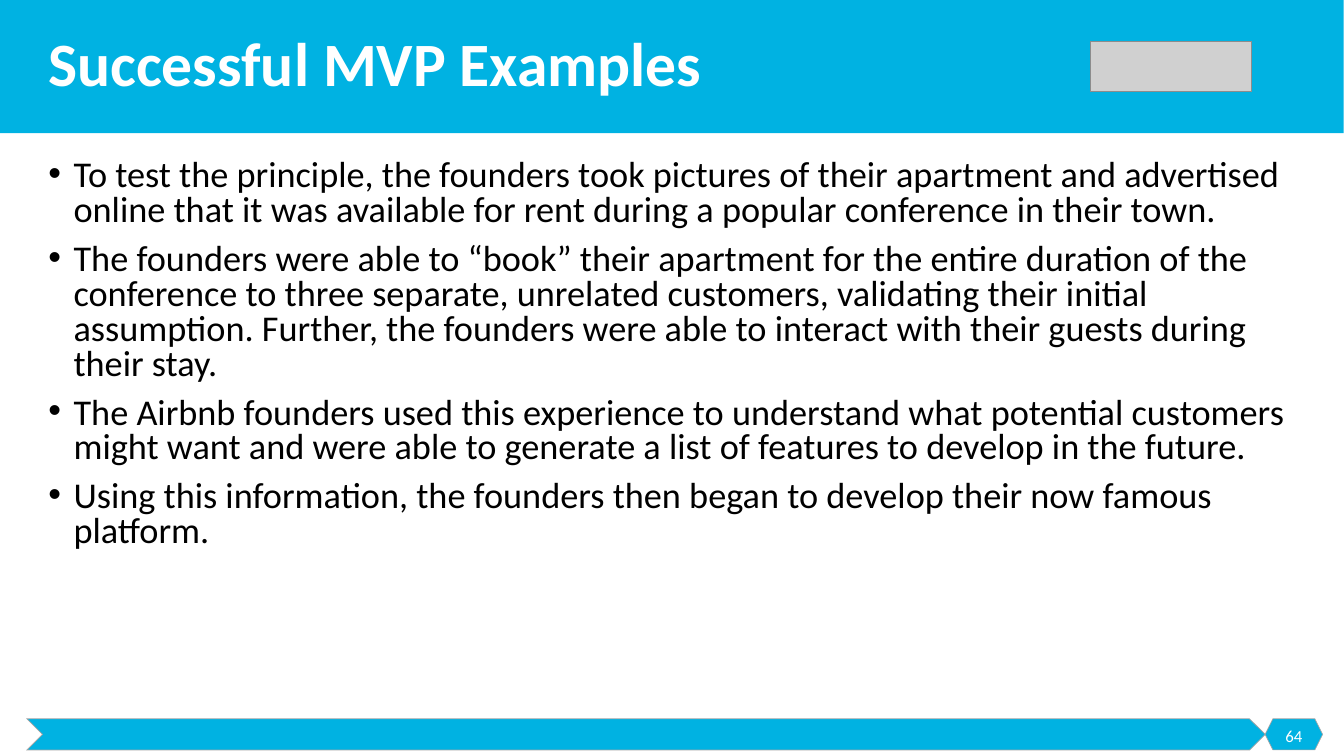
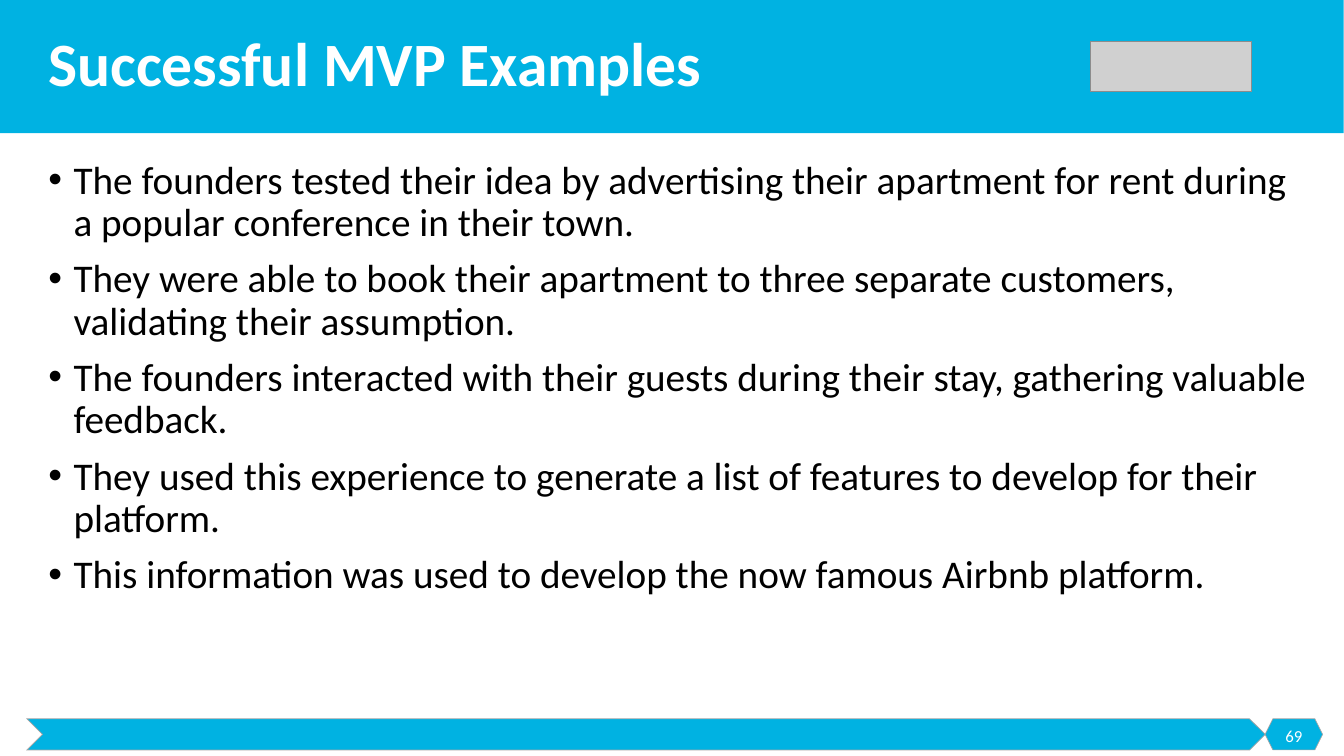
Before and after one commit to malenezi/malenezi, a slide deck: slide 69 of SE495/Lectures/4-Development and Prototyping/Development and Prototyping.pptx (slide 64 before the commit). Drawn at 1344x756 pixels with LibreOffice and Linux fonts; fonts in the diff are those of the drawing; grey boxes stand for pictures. Boxes give left, top, right and bottom in pixels: in the first picture for what was removed or moved away, otherwise in the second. Text is boxed around its words. In the diff, an @@ line names an element or a change of style, - is before the commit and + after.

Commit message:
2024

```diff
--- a/SE495/Lectures/4-Development and Prototyping/Development and Prototyping.pptx
+++ b/SE495/Lectures/4-Development and Prototyping/Development and Prototyping.pptx
@@ text at (74, 166, 1305, 595): text changed; size 25.9 to 28 pt @@
-• To test the principle, the founders took pictures of their apartment and advertised online that it was available for rent during a popular conference in their town.
-• The founders were able to “book” their apartment for the entire duration of the conference to three separate, unrelated customers, validating their initial assumption. Further, the founders were able to interact with their guests during their stay.
-• The Airbnb founders used this experience to understand what potential customers might want and were able to generate a list of features to develop in the future.
-• Using this information, the founders then began to develop their now famous platform.
+• The founders tested their idea by advertising their apartment for rent during a popular conference in their town.
+• They were able to book their apartment to three separate customers, validating their assumption.
+• The founders interacted with their guests during their stay, gathering valuable feedback.
+• They used this experience to generate a list of features to develop for their platform.
+• This information was used to develop the now famous Airbnb platform.
@@ page number at (1285, 730, 1302, 742): text changed @@
-64
+69
```
Also in this commit, not shown: 6 slides added.
